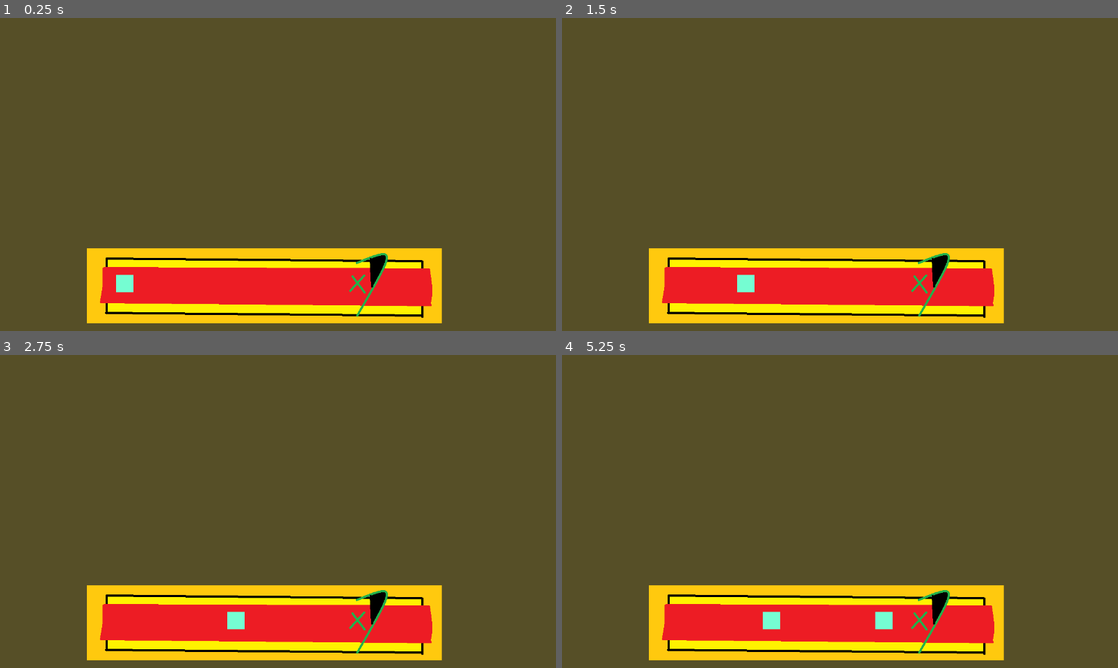
Above: before the commit, frames 1-4 (two rows, left to right).
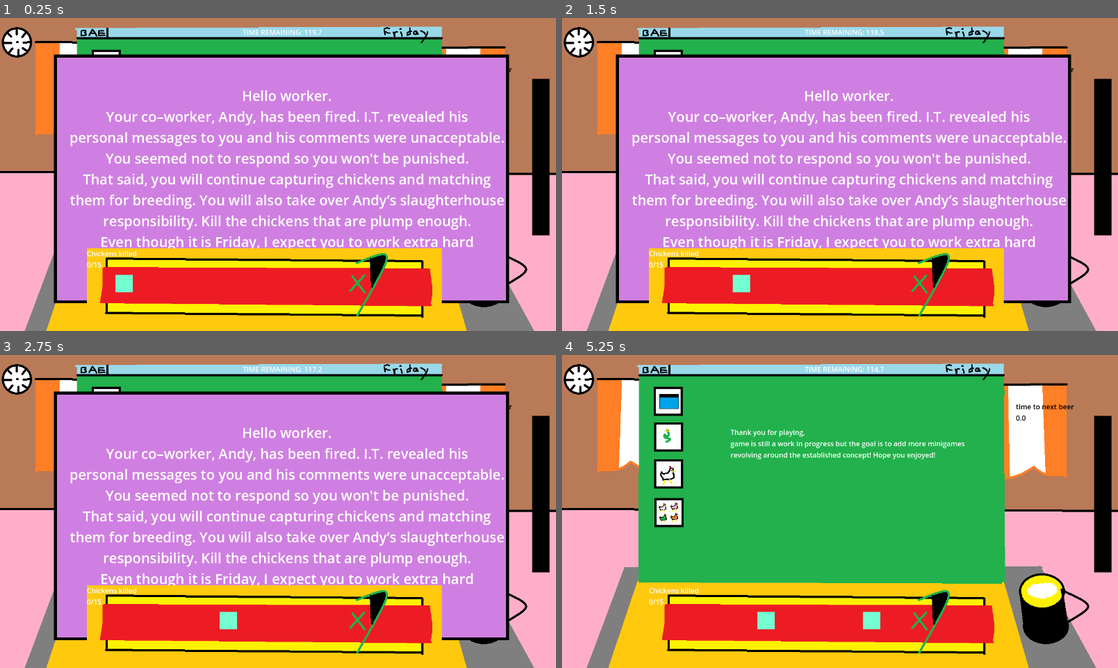
Above: after the commit, the same moments.

Repository: xepewout/BAE
Game: Godot game, scene res://main.tscn
Same seed, same stepped clock (60 frames per second), same inputs: the game is played once before the commit and once after it. Before the commit the project starts from res://scenes/slaughter.tscn.
Inputs (mouse positions are in pixels of both pictures, inside the frame that each line leads up to):
- Up to frame 1 (0.25 s): no input
- Up to frame 2 (1.5 s): click (667, 99) at 0.52 s; click (667, 64) at 1.27 s
- Up to frame 3 (2.75 s): click (105, 473) at 2.02 s
- Up to frame 4 (5.25 s): click (667, 511) at 2.77 s; click (823, 589) at 3.52 s; tap Enter (enter) at 4.25, 4.35 s; move the mouse to (962, 495) at 4.27 s; hold D (Move_Right) 4.28-5.03 s; hold X (x) 4.28-5.03 s; click (962, 495) at 4.42 s; move the mouse to (728, 527) at 5.02 s; hold S (Move_Down) from 5.03 s (still down); tap X (x) at 5.1 s

The runs differ from the first frame. In frame 1, 85% of the frame differs, in the area x 0-100%, y 0-100%; in frame 2, 85%; in frame 3, 85%; in frame 4, 85%.

Commit message:
version .9.1
-chicken slaughter game update

Diff:
--- a/bae/main.gd
+++ b/bae/main.gd
@@ -7,12 +7,14 @@
 const CHICKEN_HUNT = preload("res://scenes/chicken_hunt.tscn")
 const BRIEF = preload("res://brief.tscn")
 const CHICKEN_SORT = preload("res://scenes/chicken_sort.tscn")
+const SLAUGHTER = preload("res://scenes/slaughter.tscn")
 var brief = BRIEF.instantiate()
 var snake = SNAKE_GAME.instantiate()
 var fileSort = FILE_SORT.instantiate()
 var beer = BEER.instantiate()
 var chickenHunt = CHICKEN_HUNT.instantiate()
 var chickenSort = CHICKEN_SORT.instantiate()
+var slaughter = SLAUGHTER.instantiate()
 
 #VARIABLE STATES
 var drunk = false
@@ -23,9 +25,11 @@
 var fileStart = false
 var hidePress = true
 #TARGETS
+var chickensKilled = 0
 var beersDrank = 0
 var snakeTarget = 15
 var filesTarget = 10
+var slaughterTarget = 15
 var chickenHuntTarget = 10
 var chickenSortTarget = 10
 var foodAte = 0
@@ -61,6 +65,7 @@
 	fileSort.queue_free()
 	beer.queue_free()
 	chickenSort.queue_free()
+	add_child(slaughter)
 	snake = null
 	fileSort = null
 	beer = null
--- a/bae/project.godot
+++ b/bae/project.godot
@@ -11,7 +11,7 @@
 [application]
 
 config/name="bae"
-run/main_scene="res://scenes/slaughter.tscn"
+run/main_scene="res://main.tscn"
 config/features=PackedStringArray("4.3", "GL Compatibility")
 config/icon="res://icon.svg"
 
--- a/bae/scenes/chicken.tscn
+++ b/bae/scenes/chicken.tscn
@@ -15,10 +15,10 @@
 gravity_scale = 0.0
 script = ExtResource("1_1kies")
 
-[node name="Area2D" type="Area2D" parent="." groups=["mob"]]
+[node name="body" type="Area2D" parent="." groups=["mob"]]
 script = ExtResource("2_eay2f")
 
-[node name="CollisionShape2D" type="CollisionShape2D" parent="Area2D"]
+[node name="CollisionShape2D" type="CollisionShape2D" parent="body"]
 position = Vector2(21, 18)
 shape = SubResource("RectangleShape2D_w5y08")
 
@@ -33,4 +33,4 @@
 color = Color(0.458961, 0.991923, 0.822266, 1)
 
 [connection signal="body_entered" from="." to="." method="_on_body_entered"]
-[connection signal="area_entered" from="Area2D" to="." method="_on_area_2d_area_entered"]
+[connection signal="area_entered" from="body" to="." method="_on_area_2d_area_entered"]
--- a/bae/scenes/slaughter.gd
+++ b/bae/scenes/slaughter.gd
@@ -2,6 +2,8 @@
 const CHICKEN = preload("res://scenes/chicken.tscn")
 @onready var collision_shape_2d: CollisionShape2D = $Death/CollisionShape2D
 var timePressed = 0
+@onready var main: Node2D = $".."
+@onready var count: Label = $Count
 
 
 # Called when the node enters the scene tree for the first time.
@@ -11,10 +13,9 @@
 
 # Called every frame. 'delta' is the elapsed time since the previous frame.
 func _process(delta: float) -> void:
-
+	count.set_text("Chickens killed \n" + str(main.chickensKilled) + "/15")
 	if Input.is_action_pressed("x"):
 		timePressed+=delta
-		print(timePressed)
 		collision_shape_2d.disabled = false
 		if timePressed > 1:
 			collision_shape_2d.disabled = true
@@ -29,3 +30,8 @@
 	chicken.position = Vector2(40,62)
 	chicken.linear_velocity = velocity
 	add_child(chicken)
+
+
+func _on_death_area_entered(area: Area2D) -> void:
+	if area.name == "body":
+		main.chickensKilled += 1
--- a/bae/scenes/slaughter.tscn
+++ b/bae/scenes/slaughter.tscn
@@ -28,9 +28,15 @@
 shape = SubResource("SegmentShape2D_vhpik")
 
 [node name="Death" type="Area2D" parent="." groups=["Wall"]]
-position = Vector2(624, 46)
+position = Vector2(623, 79)
 
 [node name="CollisionShape2D" type="CollisionShape2D" parent="Death"]
+position = Vector2(0, -33)
 shape = SubResource("SegmentShape2D_vhpik")
 
+[node name="Count" type="Label" parent="."]
+offset_right = 40.0
+offset_bottom = 23.0
+
 [connection signal="timeout" from="Timer" to="." method="_chickenSpawn"]
+[connection signal="area_entered" from="Death" to="." method="_on_death_area_entered"]
